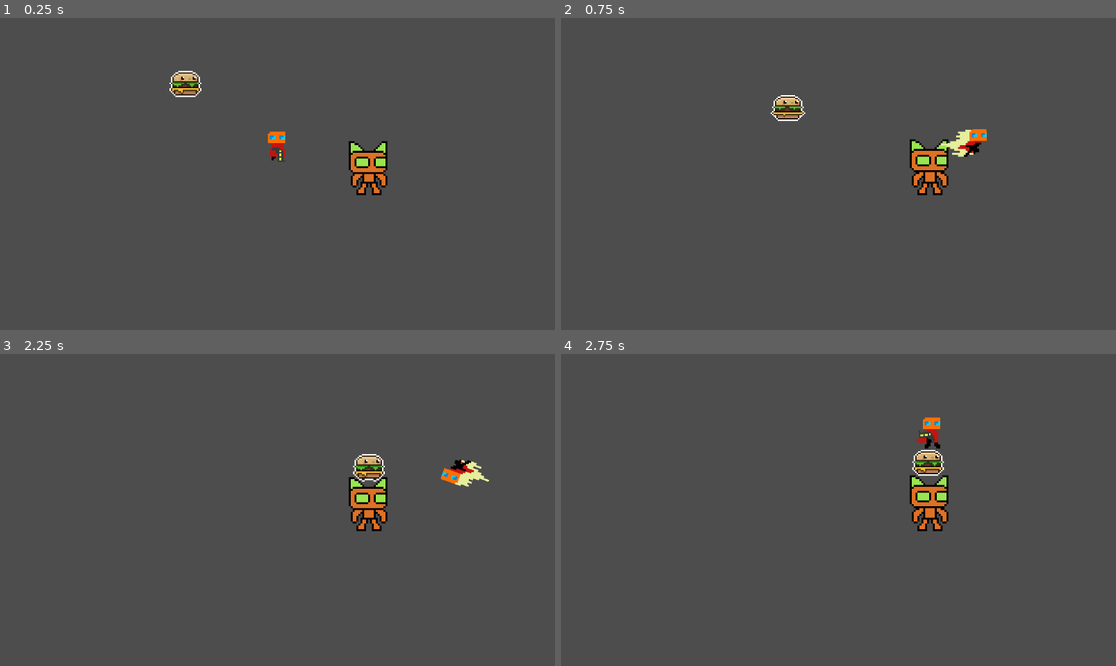
Above: before the commit, frames 1-4 (two rows, left to right).
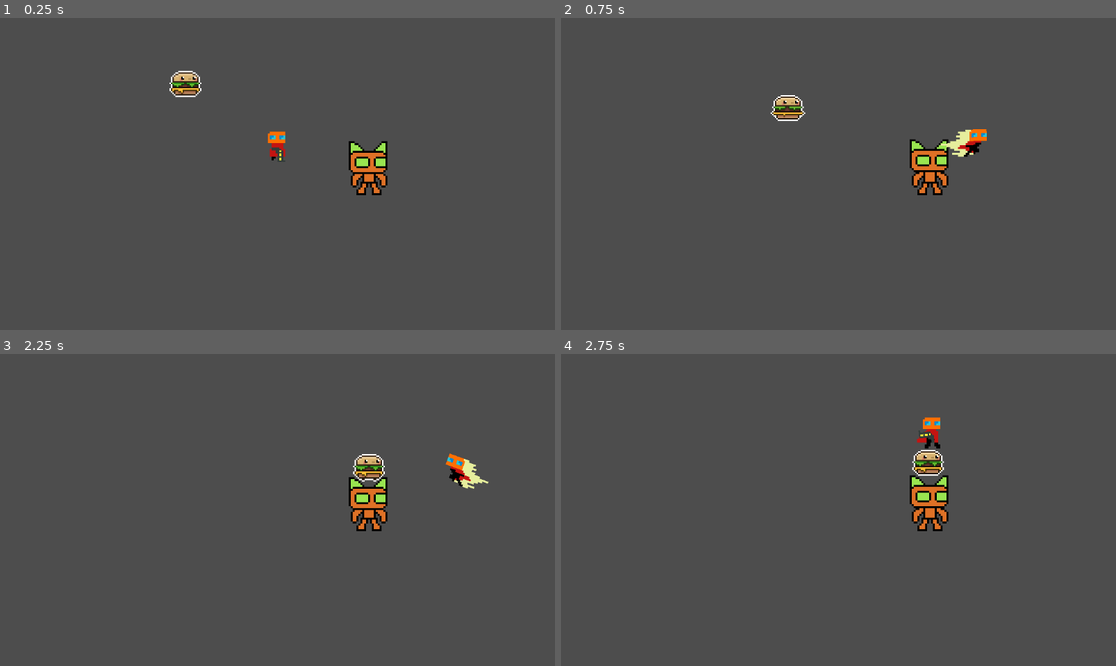
Above: after the commit, the same moments.

Repository: mendsergon/Kill-The-Food-Pyramid
Game: Godot game, scene res://Assets/Scenes/game.tscn
Same seed, same stepped clock (60 frames per second), same inputs: the game is played once before the commit and once after it.
Inputs (mouse positions are in pixels of both pictures, inside the frame that each line leads up to):
- Up to frame 1 (0.25 s): no input
- Up to frame 2 (0.75 s): move the mouse to (960, 158) at 0.52 s; hold D (move_right) from 0.53 s (still down); tap Shift (dash) at 0.6 s
- Up to frame 3 (2.25 s): tap E (melee) at 0.8, 1.35 s; move the mouse to (166, 525) at 1.27 s; release D (move_right) at 1.28 s; hold S (move_down) 1.28-2.03 s; tap Shift (dash) at 1.55, 2.1 s; move the mouse to (333, 441) at 2.02 s; hold D (move_right) from 2.03 s (still down)
- Up to frame 4 (2.75 s): keep holding D (move_right); tap E (melee) at 2.3 s

Frames 1-2 are identical in both runs. In frame 3, 0.5% of the frame differs, in the area x 79-89%, y 31-44%; in frame 4, nothing differs.

Commit message:
Fixed sprite flipping bug

Diff:
--- a/Assets/Scripts/player.gd
+++ b/Assets/Scripts/player.gd
@@ -82,8 +82,8 @@
 		is_direction_locked = true
 
 	# Queue melee **during** dash → Swing_2
-	if is_dashing and Input.is_action_just_pressed("melee"):  # ← NEW
-		attack_after_dash = true                              # ← NEW
+	if is_dashing and Input.is_action_just_pressed("melee"):
+		attack_after_dash = true
 
 	# Normal attack
 	if Input.is_action_just_pressed("melee") and not is_dashing and not is_attacking:
@@ -146,6 +146,8 @@
 		# Use the stored direction, not live aim
 		var dir = locked_aim_direction
 		animated_sprite_2d.rotation = dir.angle()                  # Rotate sprite to face mouse
+		# Wrap rotation to keep within 0–360 degrees
+		animated_sprite_2d.rotation_degrees = wrap(animated_sprite_2d.rotation_degrees, 0, 360)  # ← NEW
 		# Flip vertically when facing left (between 90° and 270°)
 		if animated_sprite_2d.rotation_degrees > 90 and animated_sprite_2d.rotation_degrees < 270:
 			animated_sprite_2d.scale.y = -1                       # Mirror sprite on Y axis
@@ -164,7 +166,6 @@
 	# Calculate direction to mouse position
 	var mouse_pos = get_global_mouse_position()
 	aim_direction = (mouse_pos - global_position).normalized()
-	# (Rotation and flip handled in _physics_process)
 
 func start_dash():
 	is_dashing = true
